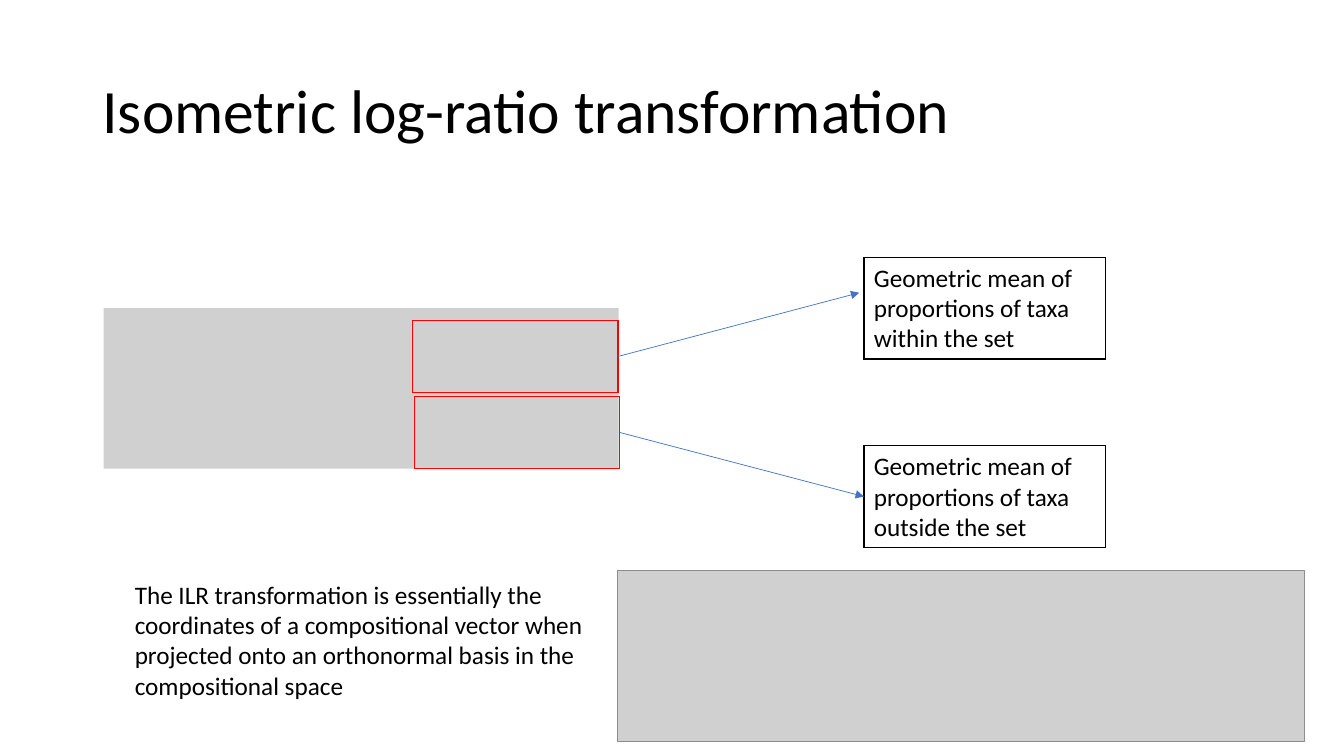
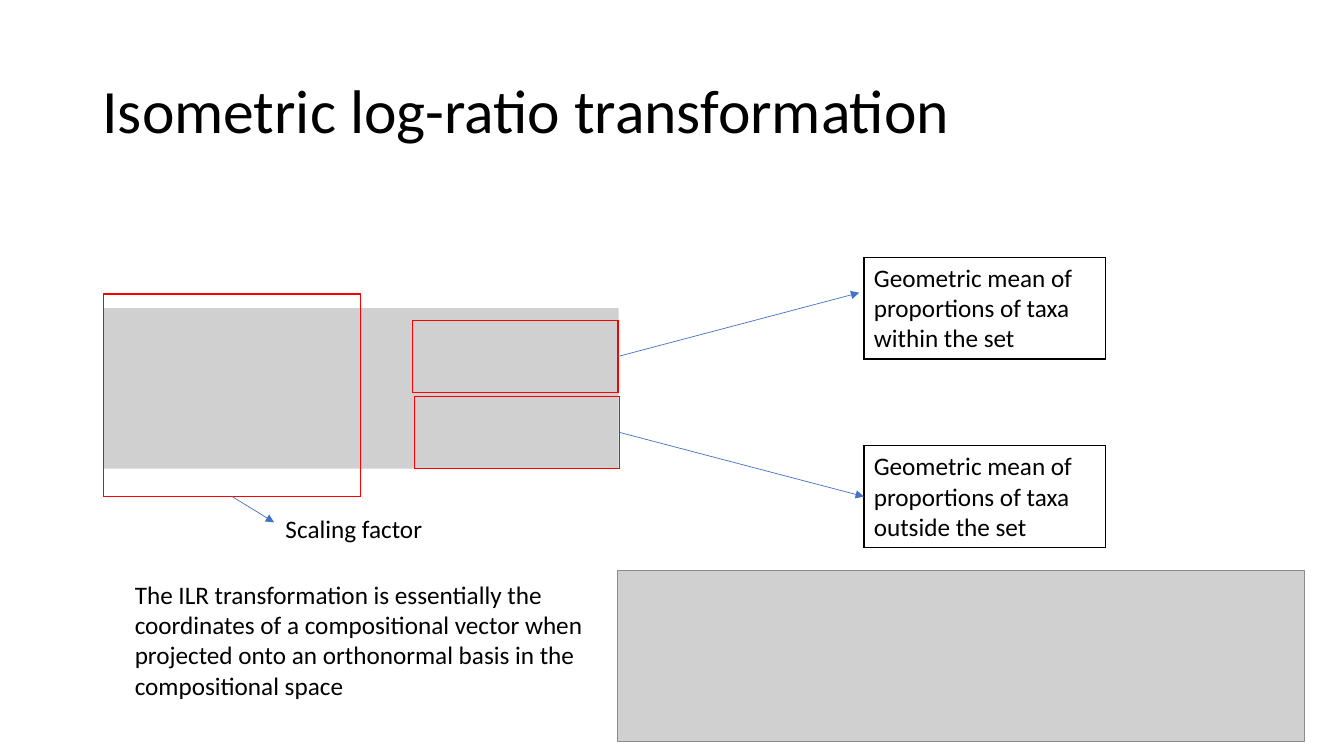
Before and after one commit to qpmnguyen/CBEA_analysis, a slide deck: slide 7 of docs/progress_report.pptx. Drawn at 1344x756 pixels with LibreOffice and Linux fonts; fonts in the diff are those of the drawing; grey boxes stand for pictures. Boxes give left, top, right and bottom in pixels: in the first picture for what was removed or moved away, otherwise in the second. Text is boxed around its words. In the diff, an @@ line names an element or a change of style, - is before the commit and + after.

```diff
--- a/docs/progress_report.pptx
+++ b/docs/progress_report.pptx
@@ rectangle added at [104, 294, 361, 497], outline #FF0000 1 pt @@
@@ arrow added from (232, 497) to (274, 522), #4472C4 0.5 pt @@
@@ text added at [285, 520, 422, 543], 18 pt, text #000000 @@
+Scaling factor
```
Also in this commit, not shown: 3 other slides changed, 1 slide added, 1 slide removed, 5 other files.
